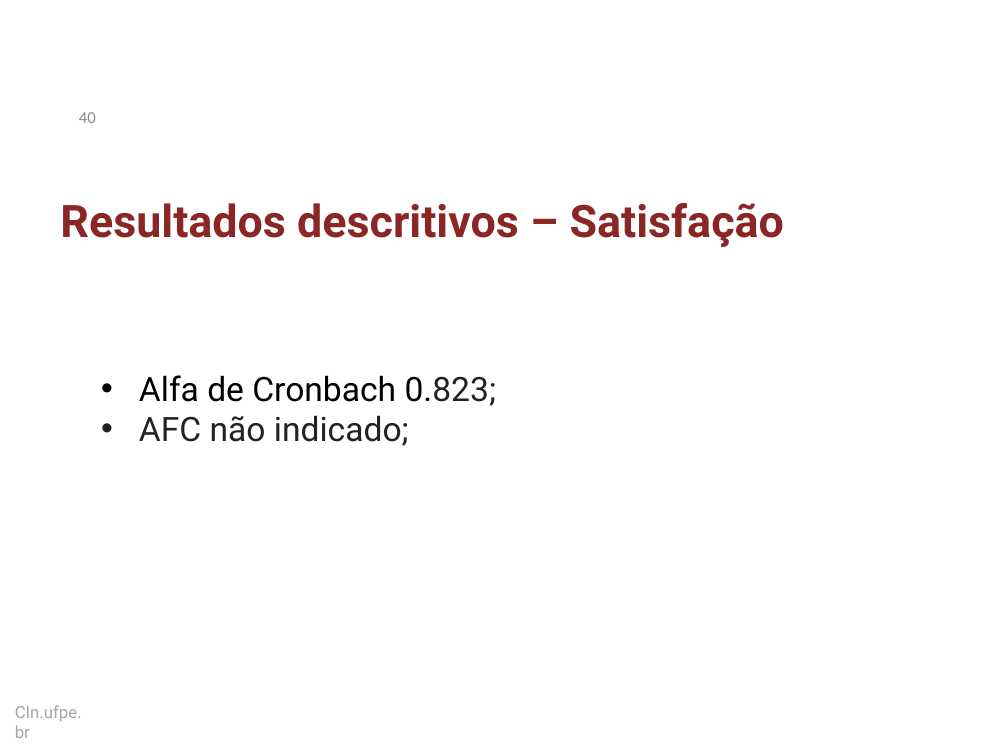
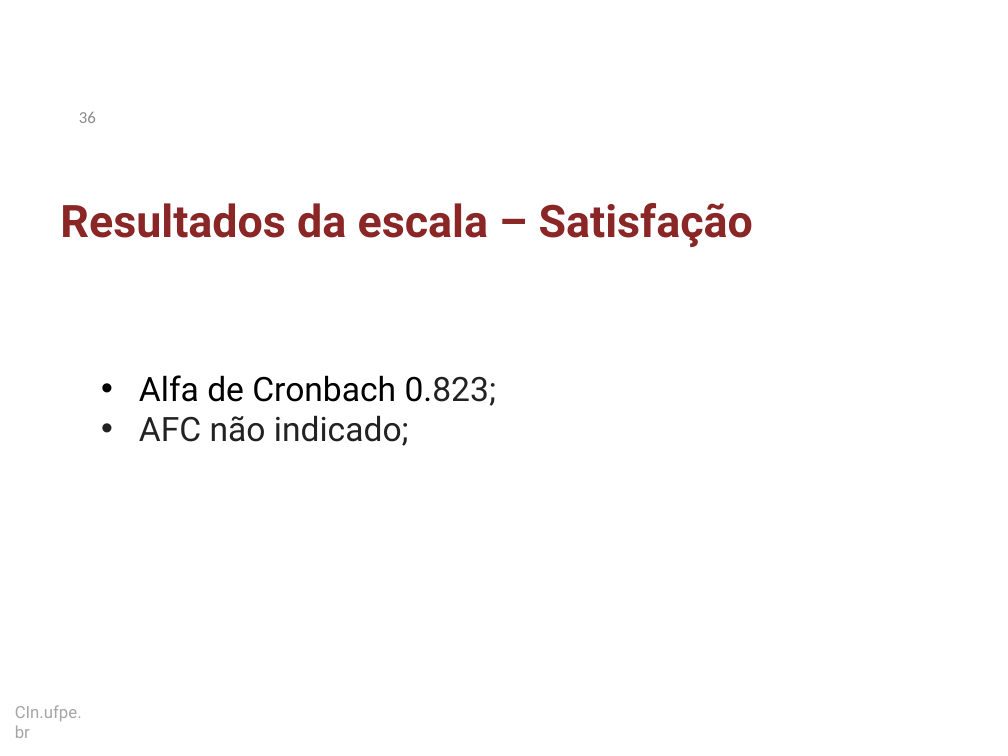
Before and after one commit to dan1lo/doutoradoR, a slide deck: slide 36 of apresentacao doutorado simplificado.pptx (slide 40 before the commit). Drawn at 1008x756 pixels with LibreOffice and Linux fonts; fonts in the diff are those of the drawing; background and template pictures are left out. Boxes give left, top, right and bottom in pixels: in the first picture for what was removed or moved away, otherwise in the second. Text is boxed around its words. In the diff, an @@ line names an element or a change of style, - is before the commit and + after.

```diff
--- a/apresentacao doutorado simplificado.pptx
+++ b/apresentacao doutorado simplificado.pptx
@@ page number at box(79, 112, 96, 123): text changed @@
-40
+36
@@ title at box(60, 203, 753, 247): text changed @@
-Resultados descritivos – Satisfação
+Resultados da escala – Satisfação
```
Also in this commit, not shown: 6 other slides changed, 2 slides added, 5 slides removed, 1 other file.
